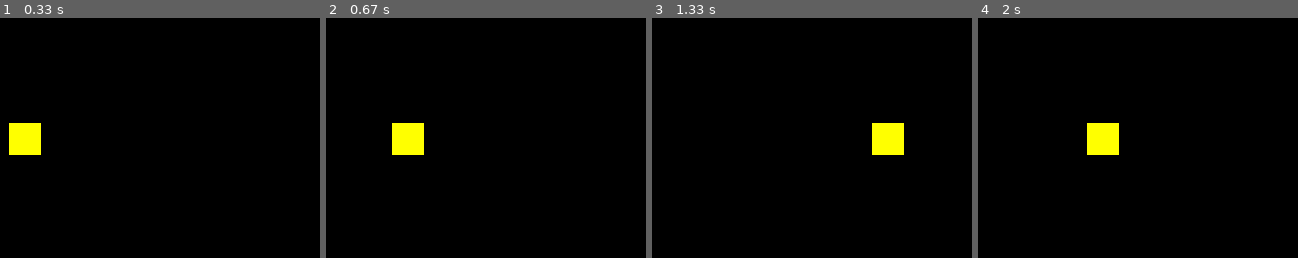
Above: before the commit, frames 1-4 (left to right).
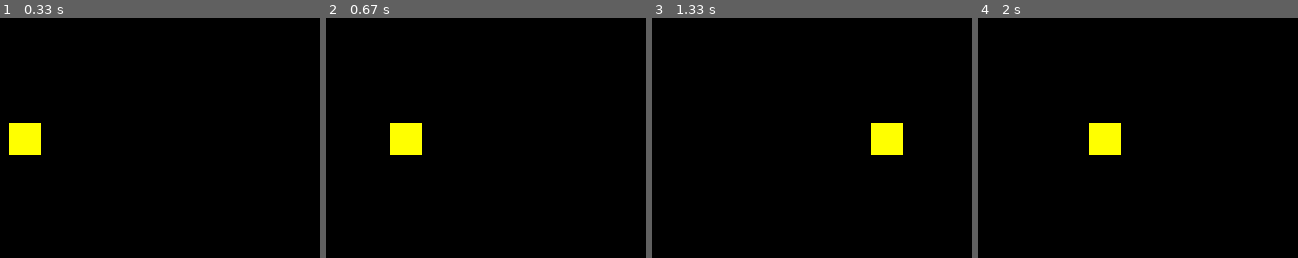
Above: after the commit, the same moments.

Repository: kantel/pygameprojects
Game: pygame game, started from motiondemo/main.py
The game is run twice, just before and just after one commit, with the same random seed, the same clock (stepped at 60 frames per second) and the same inputs.
Inputs:
- Up to frame 1 (0.33 s): no input
- Up to frame 2 (0.67 s): hold Right from 0.33 s (still down)
- Up to frame 3 (1.33 s): release Right at 0.8 s; hold Right 0.83-1.3 s
- Up to frame 4 (2 s): hold Left 1.33-1.87 s; hold Left from 1.9 s (still down)
The pictures show only the part of the screen within x 46-96%, y 25-75%; the shares and areas given below are measured in that part.

Frame 1 is identical in both runs. In frame 2, 0.2% of the frame differs, in the area x 20-31%, y 43-58%; in frame 3, less than 0.1%; in frame 4, 0.2%.

Commit message:
Motion 1

Diff:
--- a/motiondemo/sprites.py
+++ b/motiondemo/sprites.py
@@ -28,7 +28,7 @@
         # Bewegungsgleichungen
         self.acc.x += self.vel.x*s.PLAYER_FRICTION
         self.vel += self.acc
-        self.pos += self.vel + 0.5*self.acc
+        self.pos += self.vel # + 0.5*self.acc ???
 
         # Randbehandlung
         if self.pos.x > s.WIDTH:
--- a/motiondemo2/main.py
+++ b/motiondemo2/main.py
@@ -1,4 +1,4 @@
-# Natürliche Bewegung mit Beschleunigung und Reibung und langsamen Abbremsen vor den Ecken
+# Natürliche Bewegung mit Beschleunigung und Reibung
 import pygame as pg
 from settings import Settings
 from sprites import Player
--- a/motiondemo2/settings.py
+++ b/motiondemo2/settings.py
@@ -6,7 +6,7 @@
     def __init__(self):
 
         # Einige nützliche Konstanten
-        self.TITLE = "Motion Demo 1"
+        self.TITLE = "Motion Demo 🚀"
         self.WIDTH = 640
         self.HEIGHT = 480
         self.FPS = 60   # Framerate
--- a/motiondemo2/sprites.py
+++ b/motiondemo2/sprites.py
@@ -25,10 +25,10 @@
             self.acc.x = -s.PLAYER_ACC
         if keys[pg.K_RIGHT]:
             self.acc.x = s.PLAYER_ACC
-        # Bewegungsgleichungen
+        # Bewegungsgleichungen nach Newton
         self.acc.x += self.vel.x*s.PLAYER_FRICTION
         self.vel += self.acc
-        self.pos += self.vel + 0.5*self.acc
+        self.pos += self.vel
 
         # Randbehandlung
         if self.pos.x >= s.WIDTH - s.TILESIZE/2:
Not shown, added: docs/newton.md
